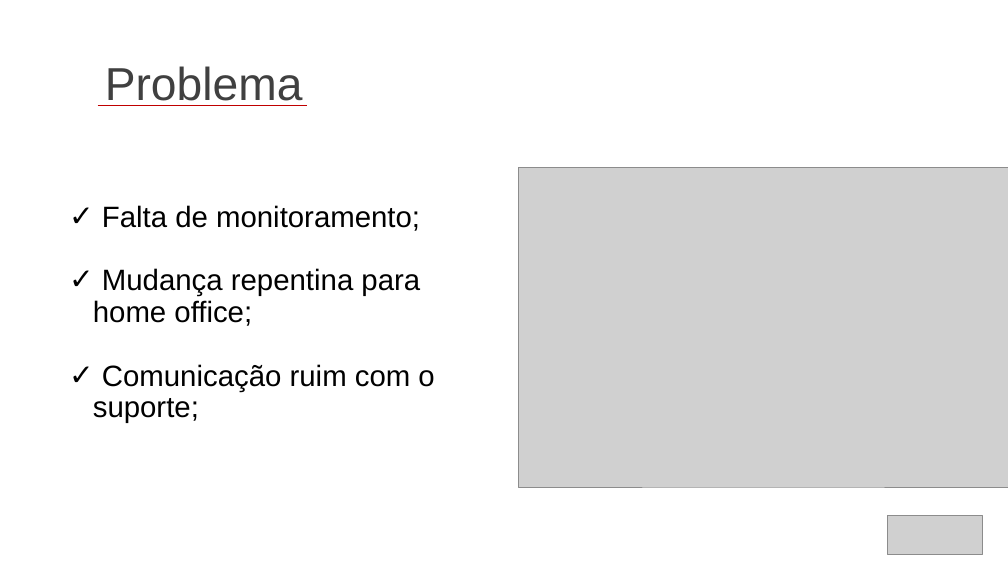
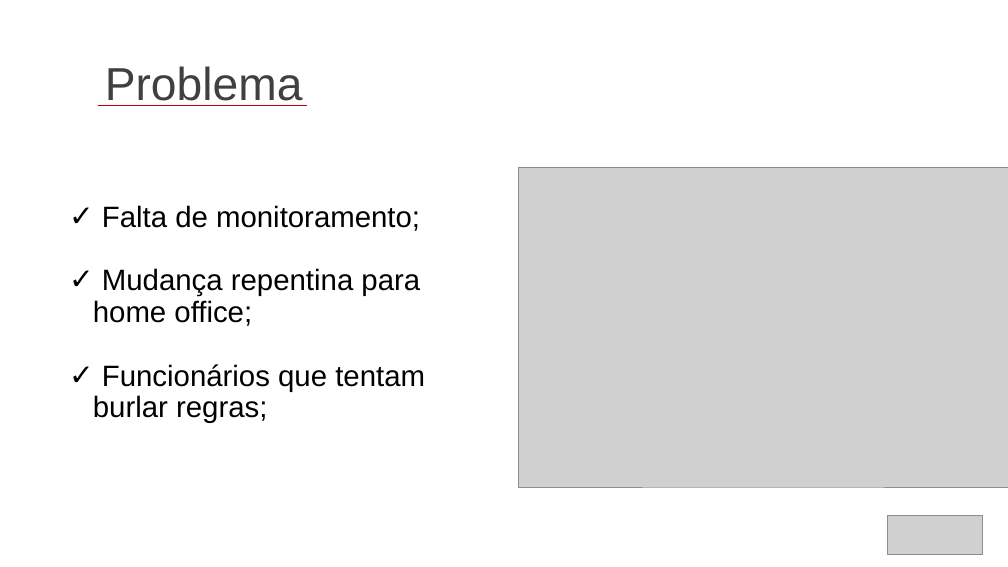
Before and after one commit to BandTec/grupo-07-adsa-20201, a slide deck: slide 4 of Documentação/slide v2.1.pptx. Drawn at 1008x567 pixels with LibreOffice and Linux fonts; fonts in the diff are those of the drawing; grey boxes stand for pictures. Boxes give left, top, right and bottom in pixels: in the first picture for what was removed or moved away, otherwise in the second. Text is boxed around its words. In the diff, an @@ line names an element or a change of style, - is before the commit and + after.

```diff
--- a/Documentação/slide v2.1.pptx
+++ b/Documentação/slide v2.1.pptx
@@ text at box(93, 364, 425, 423): text changed @@
-✓ Comunicação ruim com o suporte;
+✓ Funcionários que tentam burlar regras;
```
Also in this commit, not shown: 1 slide added, 8 other files.
